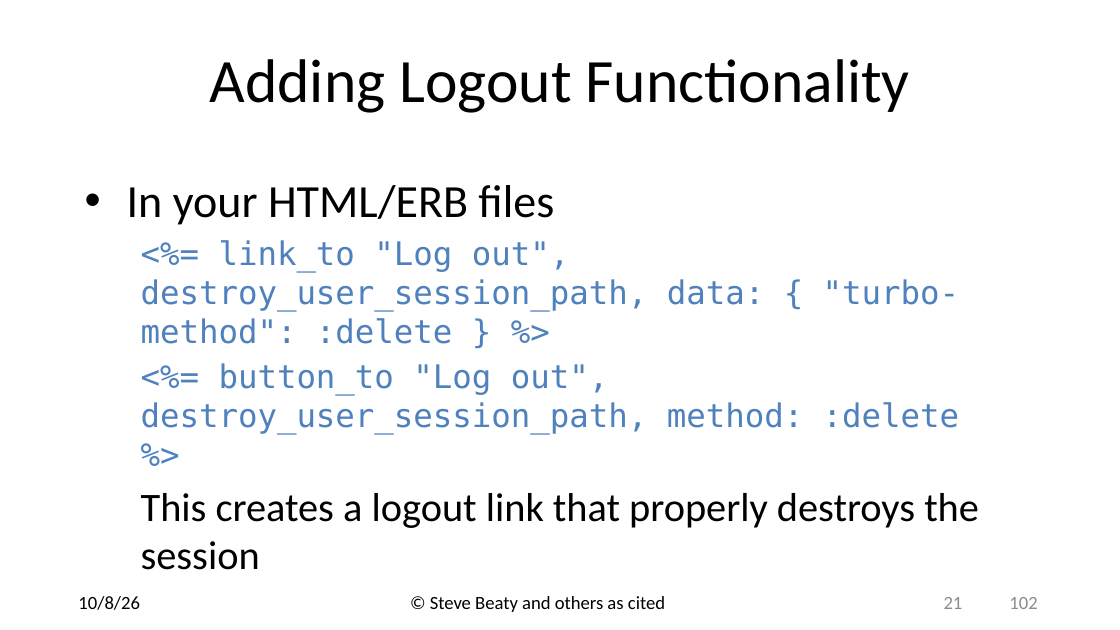
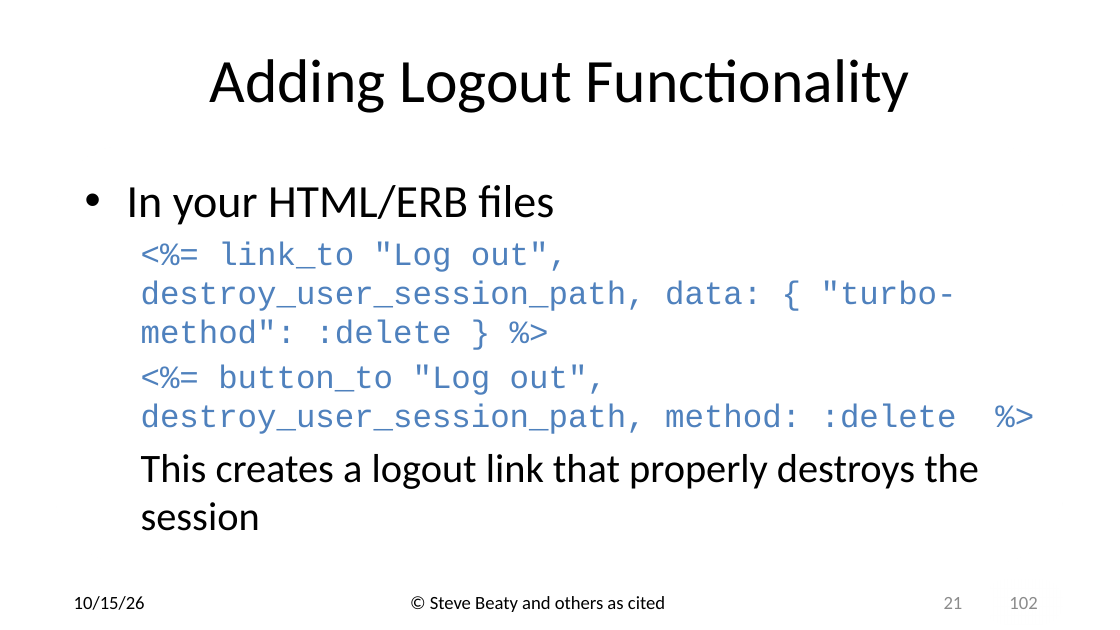
Before and after one commit to drb80/WebAppDev, a slide deck: slide 21 of Slides/Chapter06.pptx. Drawn at 1120x630 pixels with LibreOffice and Linux fonts; fonts in the diff are those of the drawing; background and template pictures are left out. Boxes give left, top, right and bottom in pixels: in the first picture for what was removed or moved away, otherwise in the second. Text is boxed around its words. In the diff, an @@ line names an element or a change of style, - is before the commit and + after.

```diff
--- a/Slides/Chapter06.pptx
+++ b/Slides/Chapter06.pptx
@@ text at (141, 242, 957, 434): font DejaVu Sans Mono to Courier New in "<%= link_to "Log out", destroy_user_session_path, data: { ...", "<%= button_to "Log out", destroy_user_session_path, method:  ..." @@
@@ text at (74, 596, 145, 610): text changed @@
-10/8/26
+10/15/26
```
Also in this commit, not shown: 100 other slides changed, 2 slides added, 1 other file.
